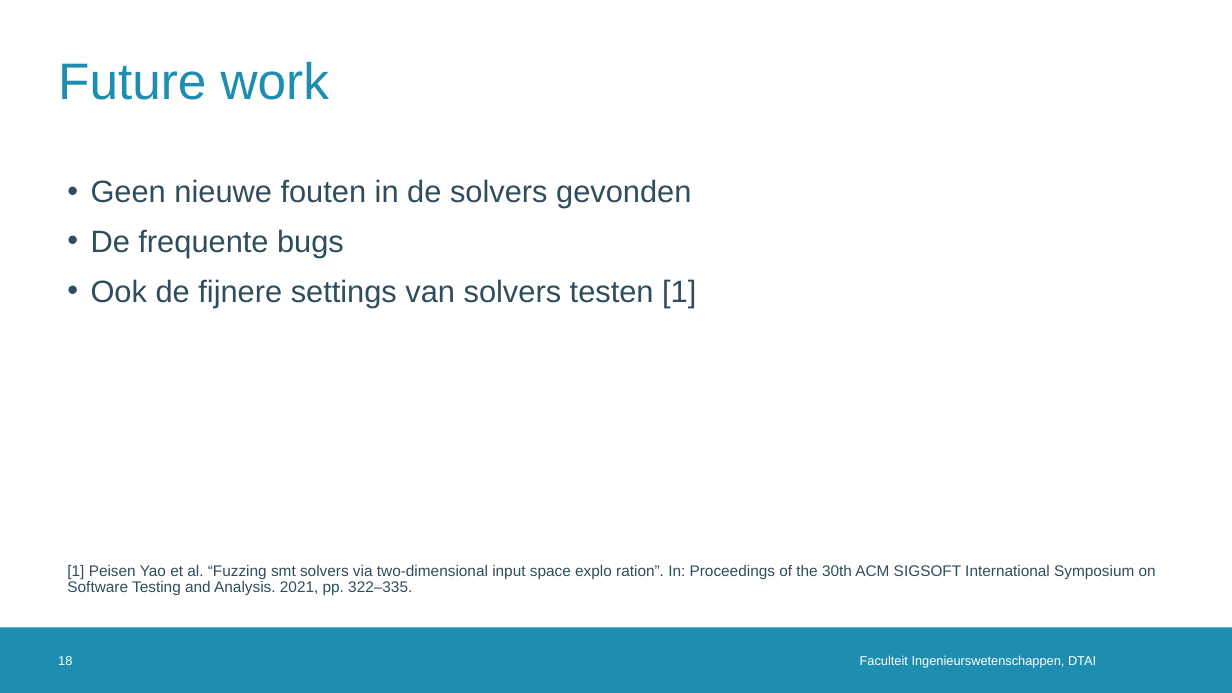
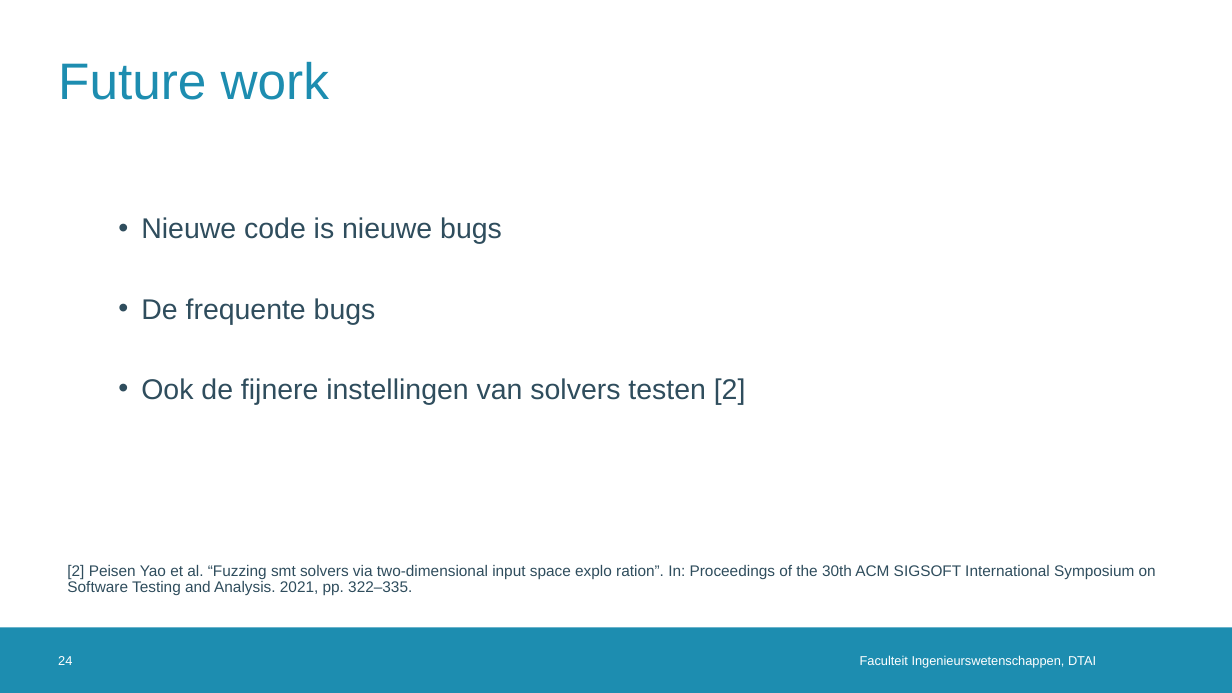
Before and after one commit to rubenkindt/Masterproef-paper-RubenKindt, a slide deck: slide 24 of Milestones/M3 december presentation/M3.pptx (slide 18 before the commit). Drawn at 1232x693 pixels with LibreOffice and Linux fonts; fonts in the diff are those of the drawing; background and template pictures are left out. Boxes give left, top, right and bottom in pixels: in the first picture for what was removed or moved away, otherwise in the second. Text is boxed around its words. In the diff, an @@ line names an element or a change of style, - is before the commit and + after.

```diff
--- a/Milestones/M3 december presentation/M3.pptx
+++ b/Milestones/M3 december presentation/M3.pptx
@@ text "Nieuwe code is nieuwe bugs": place and size @@
-text "Nieuwe code is nieuwe bugs" at box(91, 179, 696, 307)
+text "Nieuwe code is nieuwe bugs" at box(141, 217, 746, 405)
@@ text at box(141, 217, 502, 244): text changed; size 24 to 22.2 pt @@
-• Geen nieuwe fouten in de solvers gevonden
+• Nieuwe code is nieuwe bugs
@@ text at box(141, 298, 376, 325): size 24 to 22.2 pt in "De frequente bugs"; line spacing 1 to 0.8 @@
@@ text at box(141, 378, 746, 405): text changed; size 24 to 22.2 pt @@
-• Ook de fijnere settings van solvers testen [1]
+• Ook de fijnere instellingen van solvers testen [2]
@@ text at box(67, 565, 1156, 595): text changed @@
-[1] Peisen Yao et al. “Fuzzing smt solvers via two-dimensional input space explo ration”. In: Proceedings of the 30th ACM SIGSOFT International Symposium on Software Testing and Analysis. 2021, pp. 322–335.
+[2] Peisen Yao et al. “Fuzzing smt solvers via two-dimensional input space explo ration”. In: Proceedings of the 30th ACM SIGSOFT International Symposium on Software Testing and Analysis. 2021, pp. 322–335.
@@ page number at box(58, 656, 72, 665): text changed @@
-18
+24
```
Also in this commit, not shown: 9 other slides changed, 5 slides added, 16 other files.
